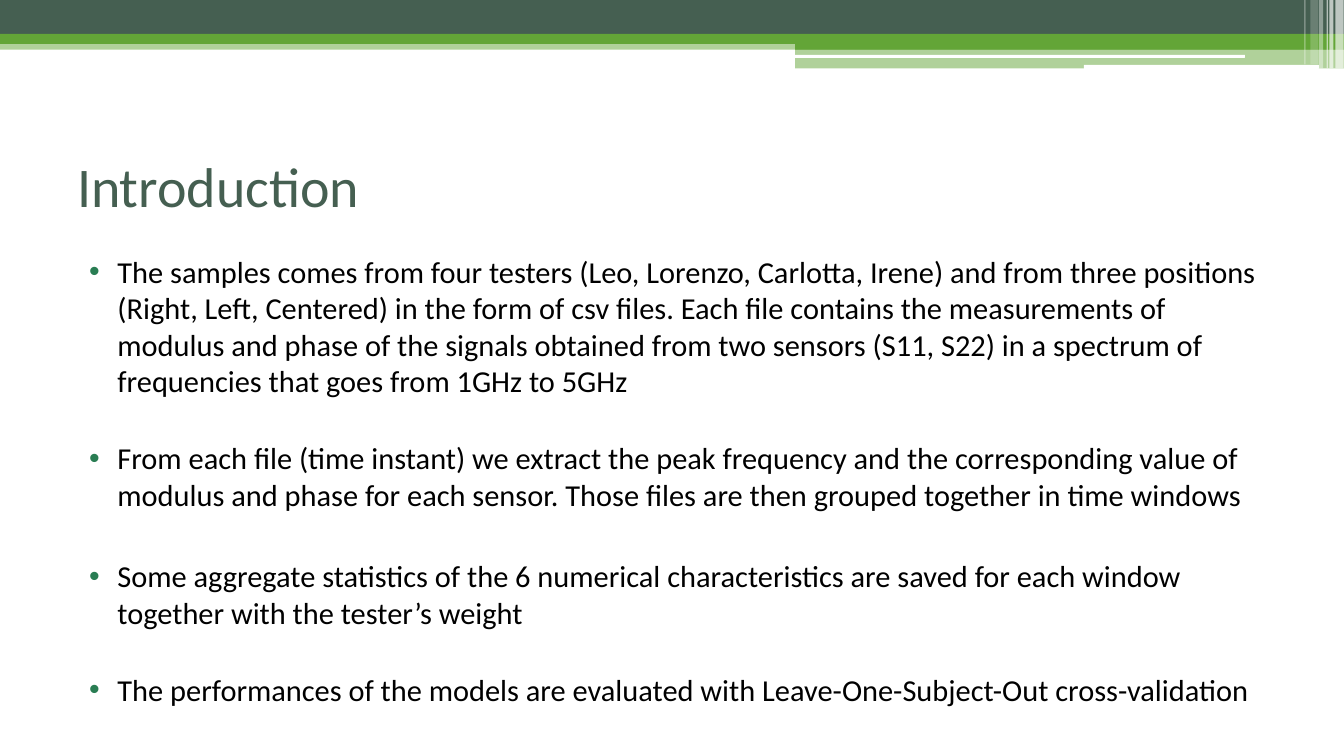
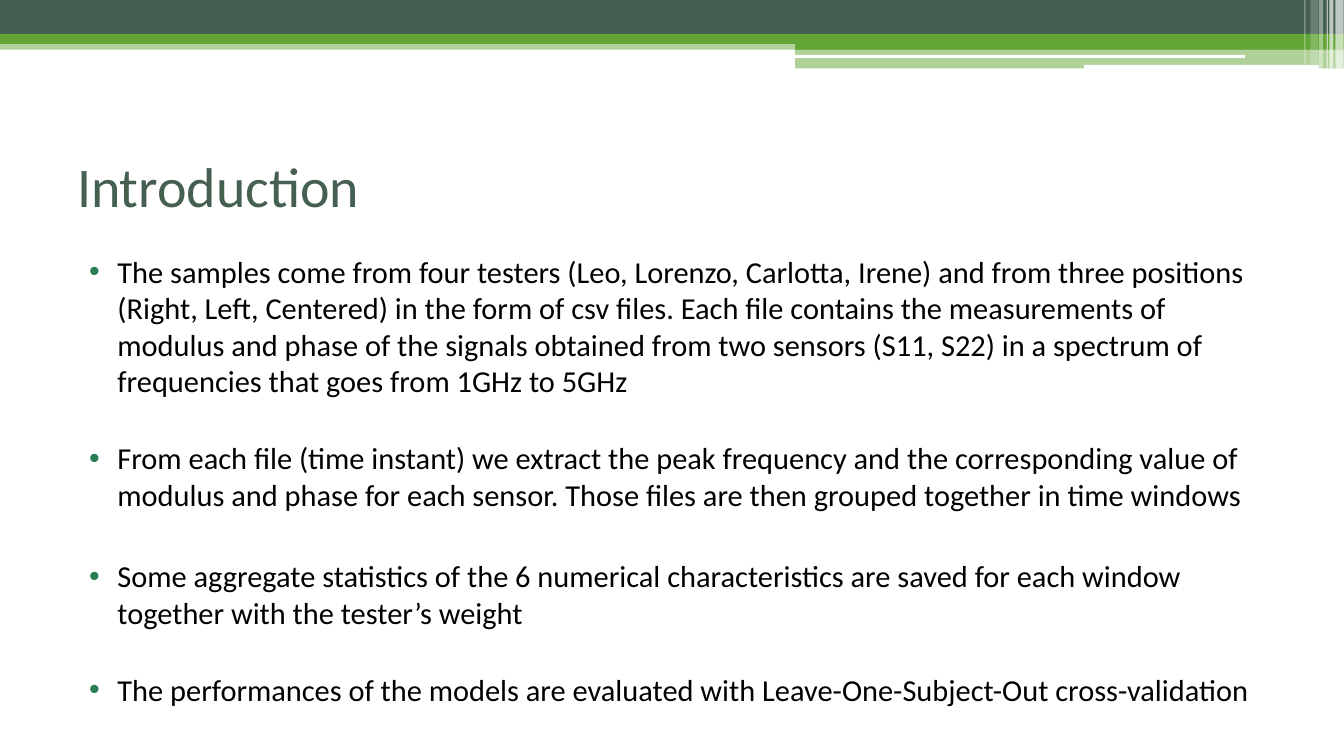
Before and after one commit to EmanueleTinghi/Data-Mining-Project, a slide deck: slide 2 of Docs/Presentation.pptx. Drawn at 1344x756 pixels with LibreOffice and Linux fonts; fonts in the diff are those of the drawing. Boxes give left, top, right and bottom in pixels: in the first picture for what was removed or moved away, otherwise in the second. Text is boxed around its words. In the diff, an @@ line names an element or a change of style, - is before the commit and + after.

```diff
--- a/Docs/Presentation.pptx
+++ b/Docs/Presentation.pptx
@@ text at (117, 261, 1244, 398): text changed @@
-• The samples comes from four testers (Leo, Lorenzo, Carlotta, Irene) and from three positions (Right, Left, Centered) in the form of csv files. Each file contains the measurements of modulus and phase of the signals obtained from two sensors (S11, S22) in a spectrum of frequencies that goes from 1GHz to 5GHz
+• The samples come from four testers (Leo, Lorenzo, Carlotta, Irene) and from three positions (Right, Left, Centered) in the form of csv files. Each file contains the measurements of modulus and phase of the signals obtained from two sensors (S11, S22) in a spectrum of frequencies that goes from 1GHz to 5GHz
```
Also in this commit, not shown: 5 other slides changed.
